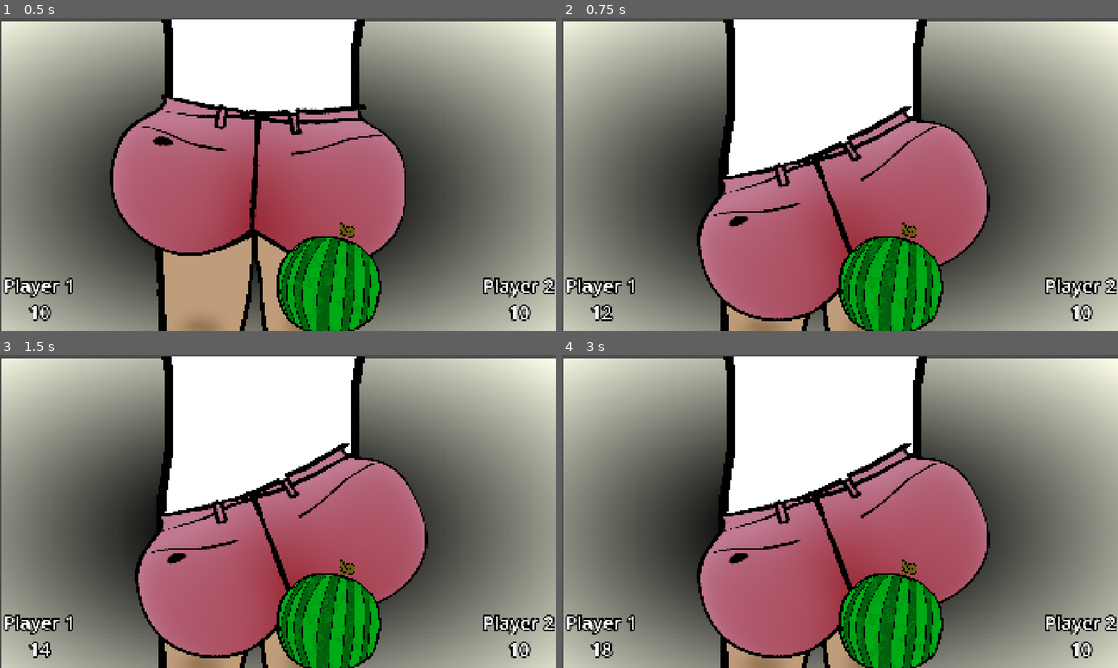
Above: before the commit, frames 1-4 (two rows, left to right).
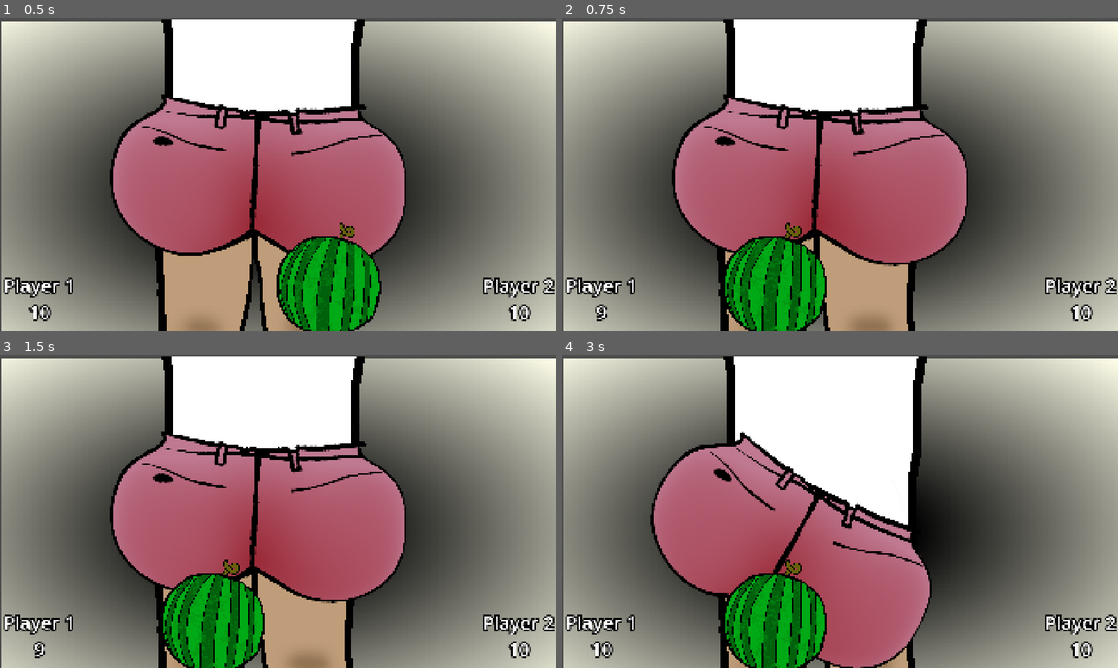
Above: after the commit, the same moments.

Repository: ValT78/minigames
Game: Godot game, scene res://minigames/minigame_fesses.tscn
Two runs of this game, one before a commit and one after it. Both use one fixed random seed, a clock stepped at 60 frames per second and the inputs below. This scene is started directly instead of the project's main scene.
Inputs (mouse positions are in pixels of both pictures, inside the frame that each line leads up to):
- Up to frame 1 (0.5 s): no input
- Up to frame 2 (0.75 s): tap Enter at 0.5 s; move the mouse to (962, 158) at 0.52 s; hold D from 0.53 s (still down); tap Shift at 0.6 s; click (962, 158) at 0.67 s
- Up to frame 3 (1.5 s): keep holding D; tap W at 0.77 s; tap Space at 1.25 s; move the mouse to (166, 527) at 1.27 s; tap Shift at 1.35 s
- Up to frame 4 (3 s): tap W at 1.52 s; tap Enter at 2 s; move the mouse to (895, 442) at 2.02 s; release D at 2.03 s; hold A 2.03-2.78 s; tap Shift at 2.1, 2.85 s; tap Space at 2.75 s; move the mouse to (812, 574) at 2.77 s; hold D from 2.78 s (still down); click (812, 574) at 2.92 s

Frame 1 is identical in both runs. In frame 2, 25% of the frame differs, in the area x 5-77%, y 24-100%; in frame 3, 25%; in frame 4, 31%, in the area x 6-77%, y 24-100%.

Commit message:
fesses cleanup + left/right input

Diff:
--- a/features/FessesGame/bel_homme_aux_grosses_fesses.gd
+++ b/features/FessesGame/bel_homme_aux_grosses_fesses.gd
@@ -30,7 +30,7 @@
 	_tween_to(transform_right.global_transform)
 
 func fesse_animation(player: LocalPlayer) -> void:
-	if player.input.action_1_just_pressed:
+	if player.input.left_just_pressed:
 		contracte_gauche()
-	if player.input.action_2_just_pressed:
+	if player.input.right_just_pressed:
 		contracte_droite()
--- a/features/FessesGame/minigame_fesses.gd
+++ b/features/FessesGame/minigame_fesses.gd
@@ -75,8 +75,8 @@
 const SIDE_SIGN = {SIDE.LEFT: 1, SIDE.RIGHT: -1}
 func check_input(player: LocalPlayer) -> int:
 	var dir = SIDE_SIGN.get(current_pos, 0)
-	if player.input.action_1_just_pressed: return dir
-	if player.input.action_2_just_pressed: return -dir
+	if player.input.left_just_pressed: return dir
+	if player.input.right_just_pressed: return -dir
 	return 0
 
 func bad_input(player: LocalPlayer) -> void:
Binary file removed: features/FessesGame/fesse_droite.jpg
Not shown, removed: features/FessesGame/fesse_droite.jpg.import
Binary file removed: features/FessesGame/fesse_gauche.jpg
Not shown, removed: features/FessesGame/fesse_gauche.jpg.import
Binary file removed: features/FessesGame/fesse_idle.jpg
Not shown, removed: features/FessesGame/fesse_idle.jpg.import
Binary file removed: features/FessesGame/water_melon_exploded.png
Not shown, removed: features/FessesGame/water_melon_exploded.png.import
Binary file removed: features/FessesGame/water_melon_full.png
Not shown, removed: features/FessesGame/water_melon_full.png.import
